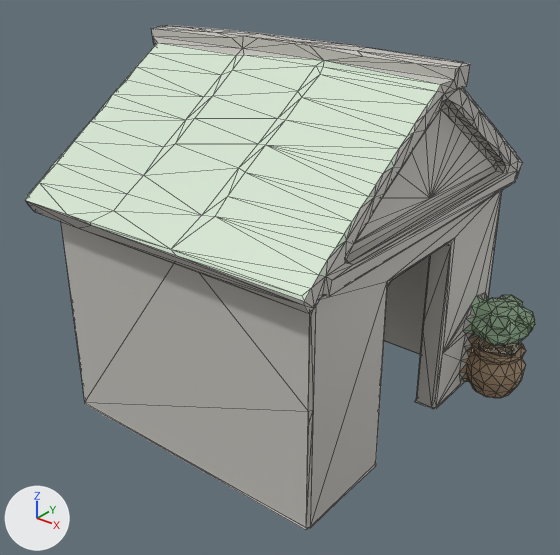
An edit to the glTF model docs/univers/archipeo/batiments/modeles/6e-batiment-serre-de-fougere/final-3000.glb, drawn before and after from the same camera.
Both versions are drawn from a 50 mm lens placed at (1.04, -1.374, 1.143), pointed at (0.015, -0.092, 0.348). Arrows for +X, +Y and +Z are at lower left; the lights stay in place. The older version comes first. Mesh edges are drawn as thin lines. Vertices at exactly the same position are counted once.

The first picture shows 'geometry_0'.
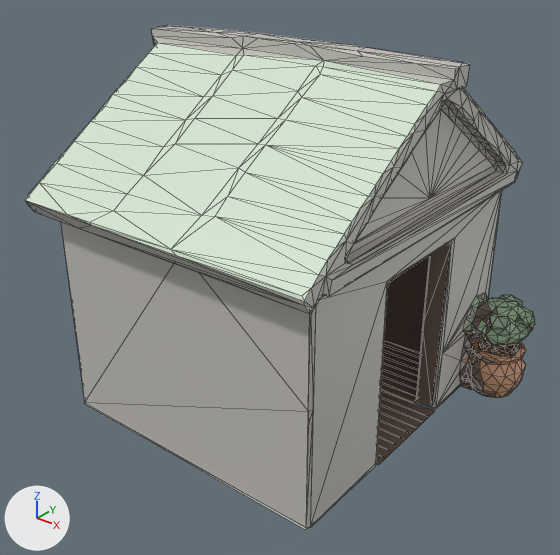
Edits to the bpy script that builds the scene:
```text
Change me_geometry_0:
    used by ob_geometry_0; location = (0.0, 0.0, 0.0)
    remove me_geometry_0.from_pydata(...)  # 1427 vertices, 2711 faces; spans x -0.431..0.489, y -0.467..0.417, z 0.0..0.876
    add me_geometry_0.from_pydata(...)  # 1489 vertices, 2912 faces; spans x -0.431..0.489, y -0.467..0.417, z 0.0..0.876
    me_geometry_0 part 1: a new loose piece of 38 vertices spanning x -0.316..0.346, y -0.15..0.338, z 0.003, in mat_defaultmaterial
    me_geometry_0 part 2
    27 faces are deleted
    8 vertices are added at x 0.346..0.374, y 0.252..0.367, z 0.003
    180 new faces join them
    me_geometry_0 part 3: 797 kept faces spanning x -0.312..0.489, y -0.363..0.38, z 0.0..0.526 get new vertex colours
    other edits to the shape of me_geometry_0 do not show in these pictures
```

Changed parts and their boxes [x1, y1, x2, y2] in the pictures (560 x 555 px):
part 1 of me_geometry_0, added
    after: [376, 340, 435, 465]
part 2 of me_geometry_0, built on (mostly hidden)
    after: [462, 381, 505, 398]
part 3 of me_geometry_0, recoloured
    both: [384, 244, 532, 407]
